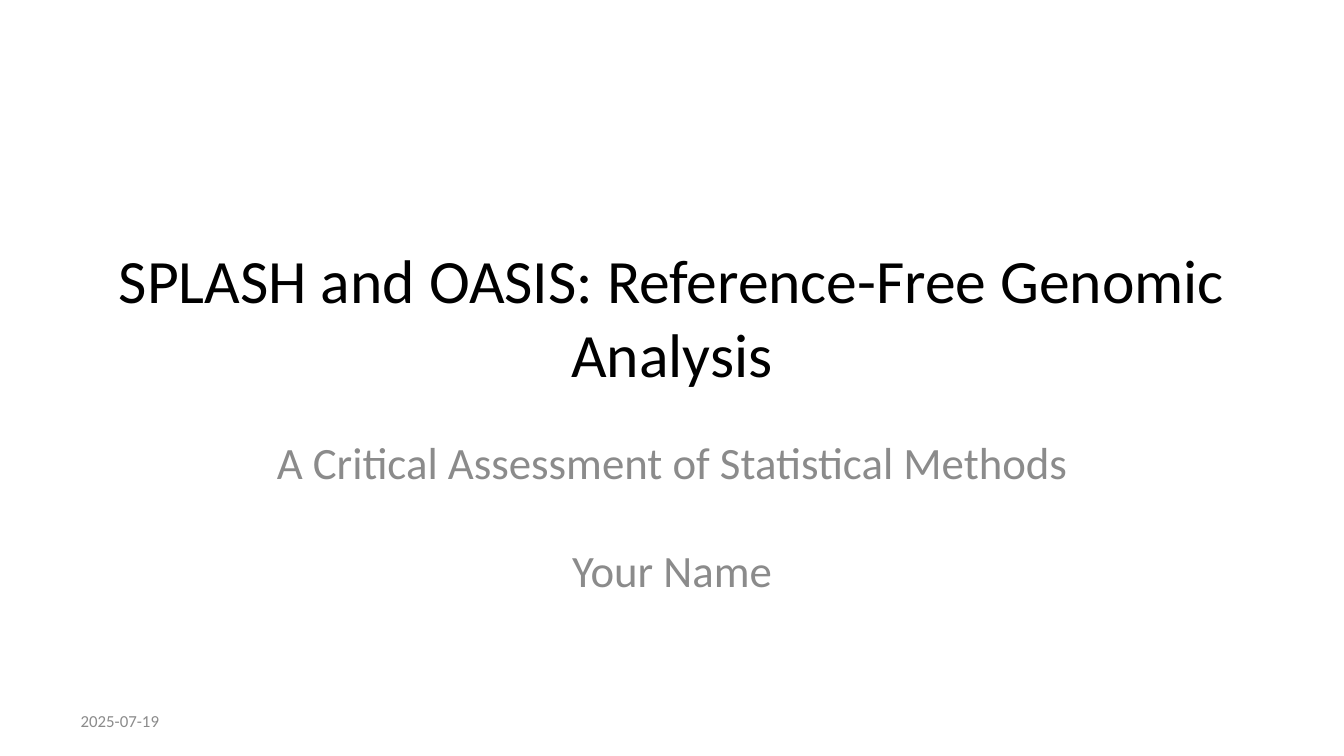
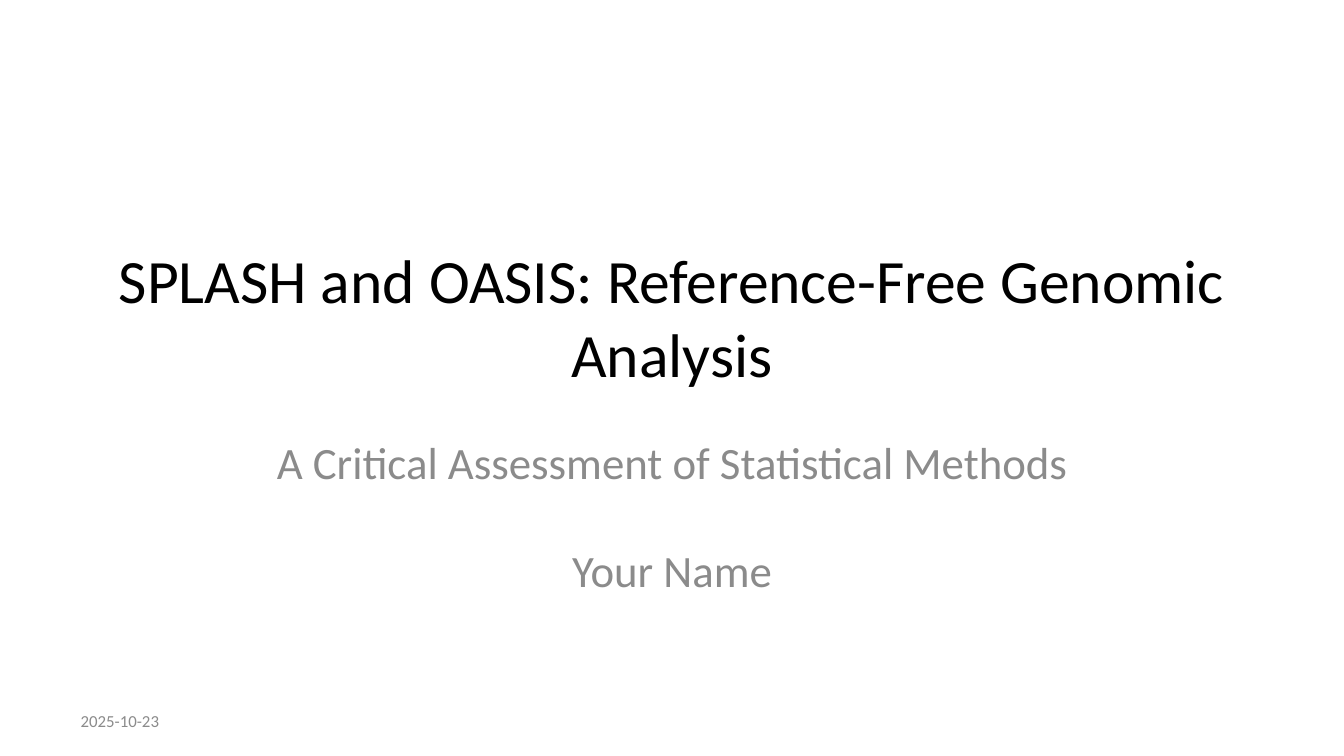
Before and after one commit to 12379Monty/reAnalysis, a slide deck: slide 1 of Scripts/splash_oasis_presentation.pptx. Drawn at 1344x756 pixels with LibreOffice and Linux fonts; fonts in the diff are those of the drawing. Boxes give left, top, right and bottom in pixels: in the first picture for what was removed or moved away, otherwise in the second. Text is boxed around its words. In the diff, an @@ line names an element or a change of style, - is before the commit and + after.

Commit message:
nanopore talk

```diff
--- a/Scripts/splash_oasis_presentation.pptx
+++ b/Scripts/splash_oasis_presentation.pptx
@@ text at [81,716,159,727]: text changed @@
-2025-07-19
+2025-10-23
```
Also in this commit, not shown: 3 other files.
